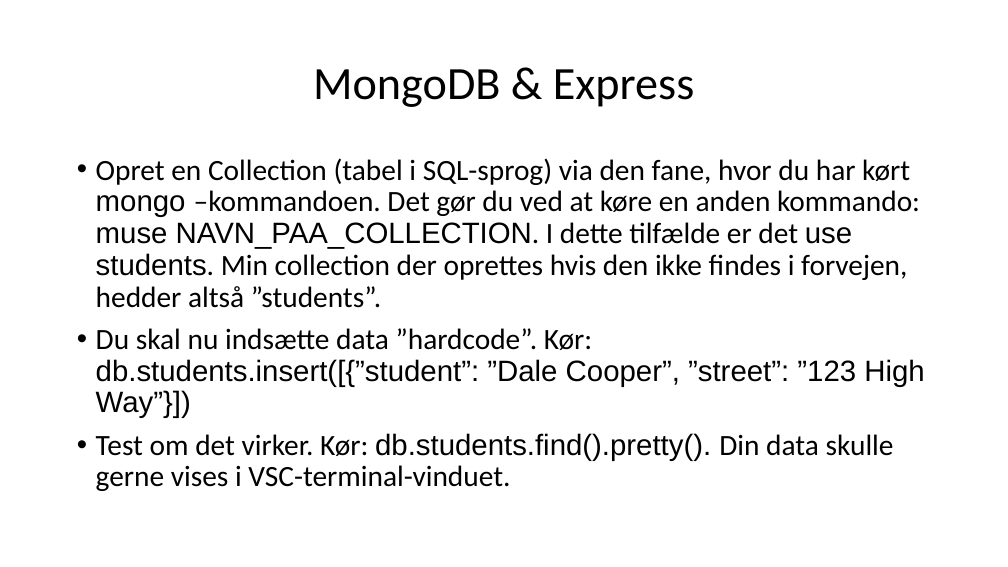
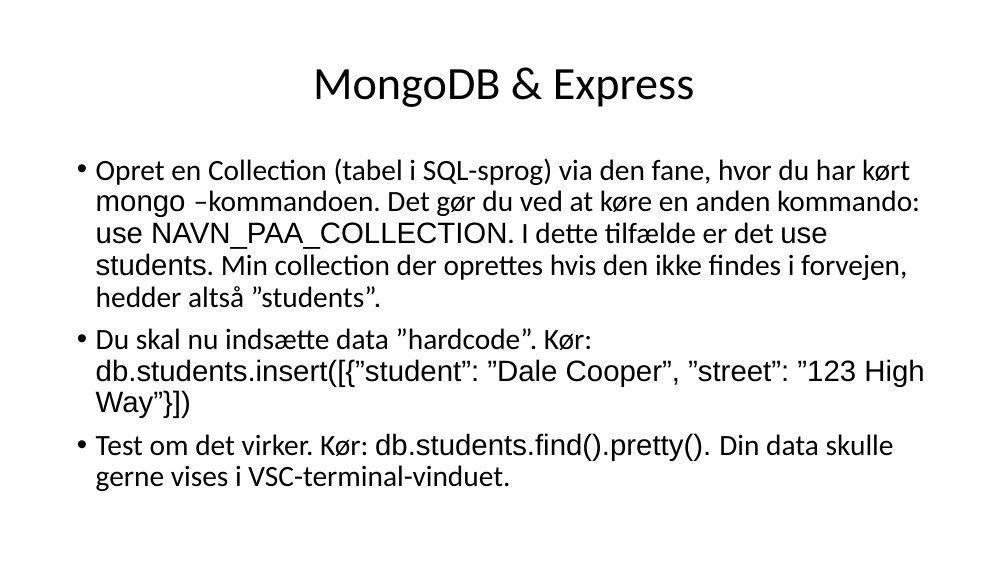
Before and after one commit to svl66/mongodb, a slide deck: slide 12 of MongoDB.pptx. Drawn at 1008x567 pixels with LibreOffice and Linux fonts; fonts in the diff are those of the drawing. Boxes give left, top, right and bottom in pixels: in the first picture for what was removed or moved away, otherwise in the second. Text is boxed around its words. In the diff, an @@ line names an element or a change of style, - is before the commit and + after.

```diff
--- a/MongoDB.pptx
+++ b/MongoDB.pptx
@@ text at box(96, 158, 920, 308): text changed @@
-• Opret en Collection (tabel i SQL-sprog) via den fane, hvor du har kørt mongo –kommandoen. Det gør du ved at køre en anden kommando: muse NAVN_PAA_COLLECTION. I dette tilfælde er det use students. Min collection der oprettes hvis den ikke findes i forvejen, hedder altså ”students”.
+• Opret en Collection (tabel i SQL-sprog) via den fane, hvor du har kørt mongo –kommandoen. Det gør du ved at køre en anden kommando: use NAVN_PAA_COLLECTION. I dette tilfælde er det use students. Min collection der oprettes hvis den ikke findes i forvejen, hedder altså ”students”.
```
Also in this commit, not shown: 2 other slides changed.
